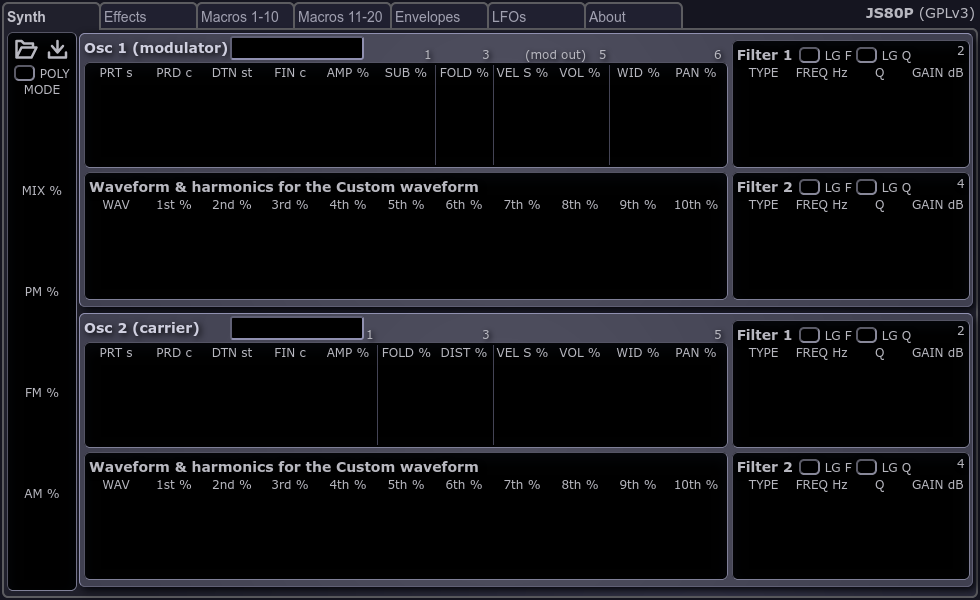
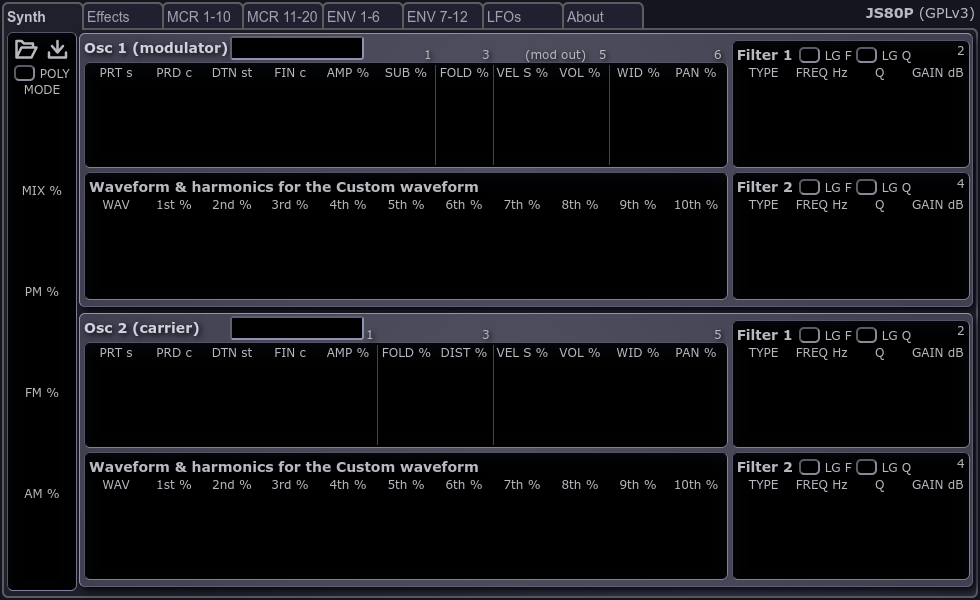
Before/after of a w=980, h=600 layered artwork. What changed in the layer stack:
painted on "synth" over (78, 2, 683, 30)
painted on "effects" over (78, 2, 683, 30)
painted on "macros1" over (78, 2, 683, 30)
painted on "macros2" over (78, 2, 683, 30)
renamed "envelopes" to "envelopes1", painted on it over (78, 2, 683, 30)
added layer "envelopes2" above "lfos" over (78, 2, 683, 30)
painted on "lfos" over (78, 2, 683, 30)
painted on "about" over (78, 2, 683, 30)
